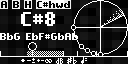
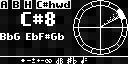
Layer changes from the first w=128, h=64 image to the second:
added group "big metronome -donut" with 25 layers above "big metronome" over [0, 3, 128, 56]
added layer "inner rad" in group "big metronome -donut" over [78, 5, 123, 50]
added layer "Layer 726" in group "big metronome -donut" over [75, 3, 125, 53]
added layer "Layer 727" in group "big metronome -donut" over [117, 9, 125, 19]
added layer "Layer 726 copy" (1st of 2, in "big metronome -donut") in group "big metronome -donut" over [73, 3, 128, 55]
hid group "big metronome" (27 layers) over [0, 3, 128, 56]
